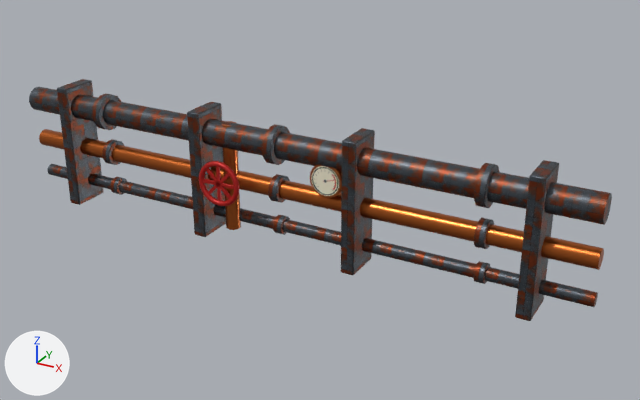
Before and after pictures for a commit that changed the glTF model assets/models/env/wall_pipes.glb.
Rendered twice from a 50 mm lens placed at (2.72, -4.53, 2.23), pointed at (0.25, -0.04, -0.02). The lights are fixed; the arrows at lower left show +X, +Y and +Z. The picture after the commit comes second.

Names of what the first picture shows: 'WallGaugeDial', 'WallPipes'.
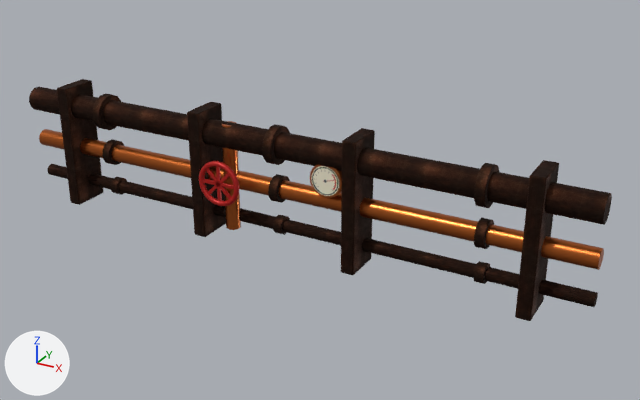
Boxes [x1, y1, x2, y2] around the edits, measured in the pictures (640 x 400 px):
```json
{"object": "WallPipes", "change": "surface changed", "before": [29, 79, 612, 321], "after": [29, 79, 612, 321], "on screen": "darker"}
```

Scene script edits in JSON lines:
```json
{"op": "add", "block": "img_cc0_rust_steel_normal", "code": ["img_cc0_rust_steel_normal = load_image('cc0_rust_steel_normal', '_unpacked/cc0_rust_steel_normal', 1024, 1024, 'Non-Color')"]}
{"op": "add", "block": "img_cc0_rust_steel_roughness", "code": ["img_cc0_rust_steel_roughness = load_image('cc0_rust_steel_roughness', '_unpacked/cc0_rust_steel_roughness', 1024, 1024, 'Non-Color')"]}
{"op": "add", "block": "img_cc0_rust_steel_albedo", "code": ["img_cc0_rust_steel_albedo = load_image('cc0_rust_steel_albedo', '_unpacked/cc0_rust_steel_albedo', 1024, 1024, 'sRGB')"]}
{"block": "mat_pipesteel", "change": "nodes: BsdfPrincipled, NormalMap, OutputMaterial, TexImage x2"}
{"block": "mat_pipesteel", "change": "uses the picture img_rusted_steel_albedo"}
{"block": "mat_pipesteel", "change": "uses the picture img_rusted_steel_normal"}
{"block": "mat_pipesteel", "change": "nodes: BsdfPrincipled, Math, Mix, NormalMap, OutputMaterial, SeparateColor, TexImage x3"}
{"block": "mat_pipesteel", "change": "colours: grey #8f8a85"}
{"block": "mat_pipesteel", "change": "uses the picture img_cc0_rust_steel_albedo"}
{"block": "mat_pipesteel", "change": "uses the picture img_cc0_rust_steel_normal"}
{"block": "mat_pipesteel", "change": "uses the picture img_cc0_rust_steel_roughness"}
```
